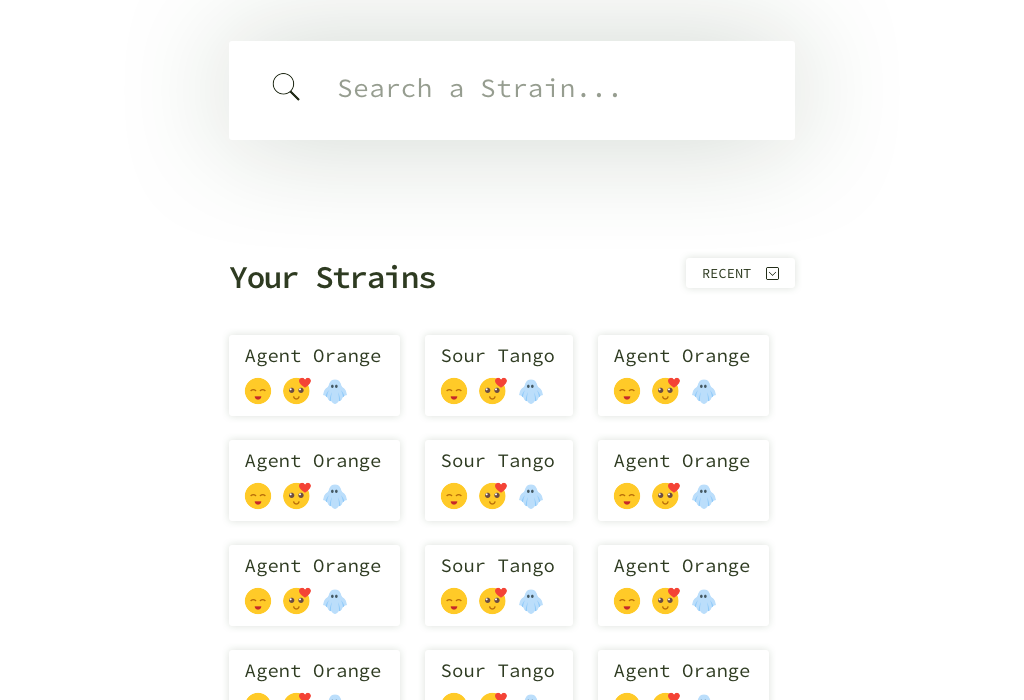
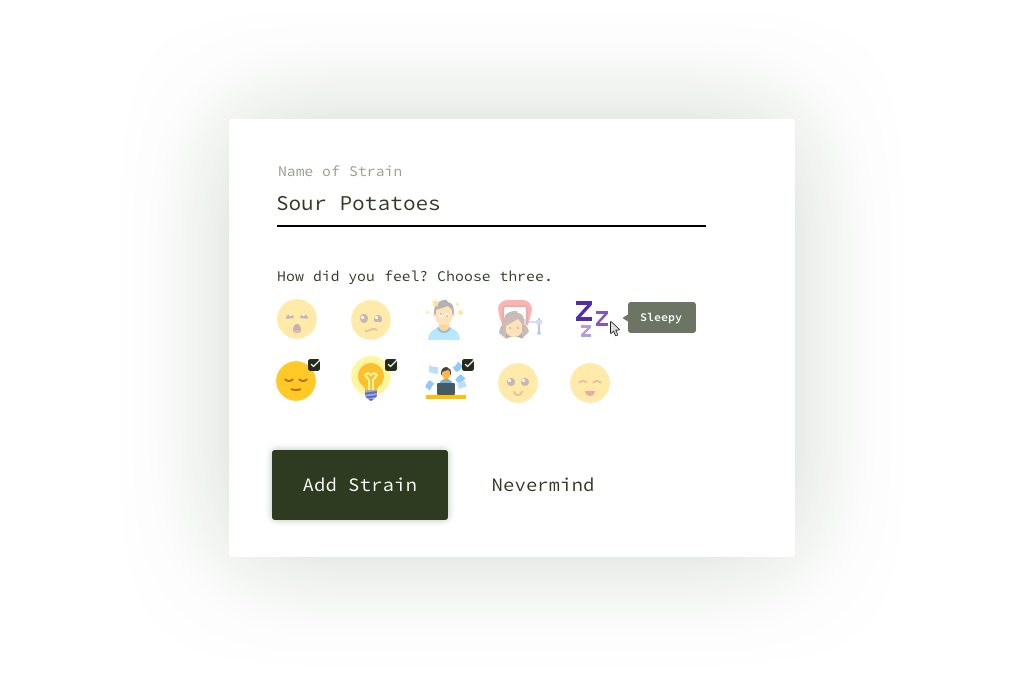
Before/after of a (1024, 700) layered artwork. What changed in the layer stack:
showed group "ADD STRAIN" (31 layers) over box(142, 0, 882, 700)
hid group "STRAIN LIST" (66 layers) over box(229, 258, 795, 700)
